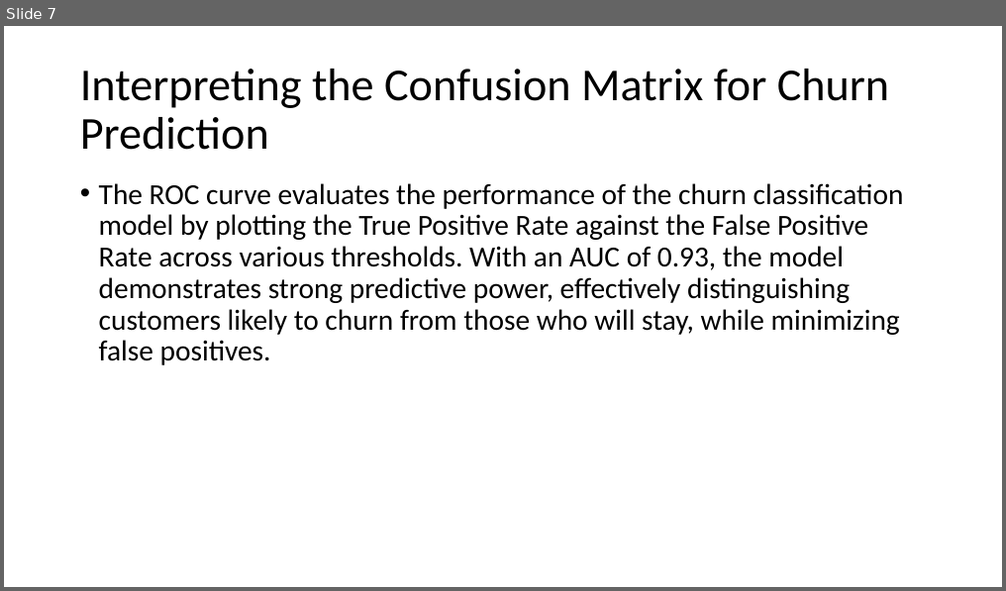
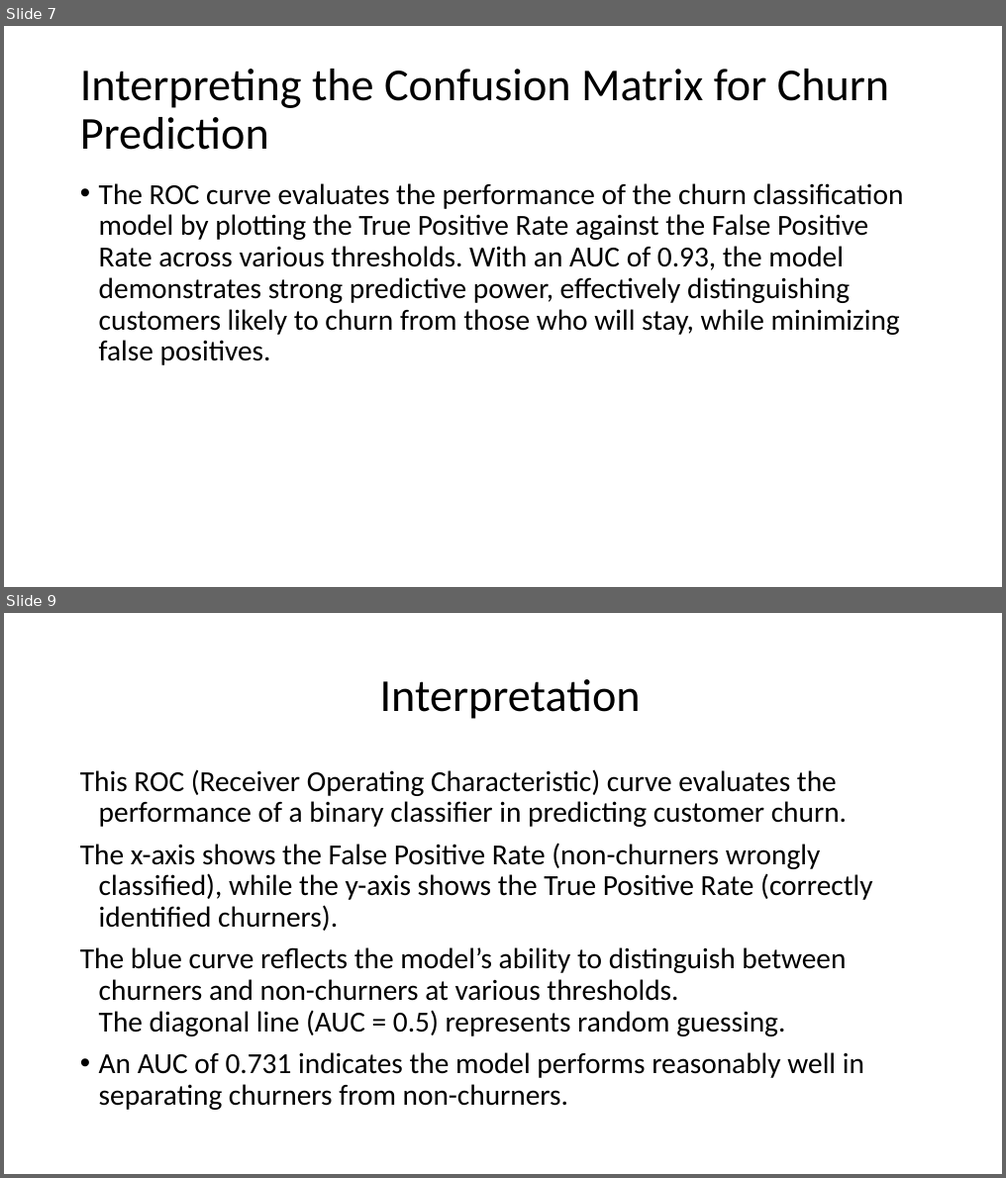
Before and after one commit to KabiraKabira7/customer_churn_modelling_phase_3_project, a slide deck: presentation.pdf.pptx. Shown one above the other, each under a label of ours: slide 7 before the commit, slides 7 and 9 after it; the slides between them are not shown. The pictures are 1006x591 and 1006x1178 pixels, drawn with LibreOffice and Linux fonts; fonts in the diff are those of the drawing. Boxes give left, top, right and bottom in pixels: in the first picture for what was removed or moved away, otherwise in the second. Text is boxed around its words. In the diff, an @@ line names an element or a change of style, - is before the commit and + after.

Commit message:
updates on presentation

```diff
--- a/presentation.pdf.pptx
+++ b/presentation.pdf.pptx
@@ slide 9 added at <box>4,613,1002,1174</box>, background #FFFFFF @@
@@ title added at <box>380,679,641,719</box>, 44 pt, text #000000 @@
+Interpretation
@@ text added at <box>80,769,873,1110</box>, 28 pt, text #000000 @@
+This ROC (Receiver Operating Characteristic) curve evaluates the performance of a binary classifier in predicting customer churn.
+The x-axis shows the False Positive Rate (non-churners wrongly classified), while the y-axis shows the True Positive Rate (correctly identified churners).
+The blue curve reflects the model’s ability to distinguish between churners and non-churners at various thresholds.
+The diagonal line (AUC = 0.5) represents random guessing.
+• An AUC of 0.731 indicates the model performs reasonably well in separating churners from non-churners.
```
Also in this commit, not shown: 1 slide changed.
